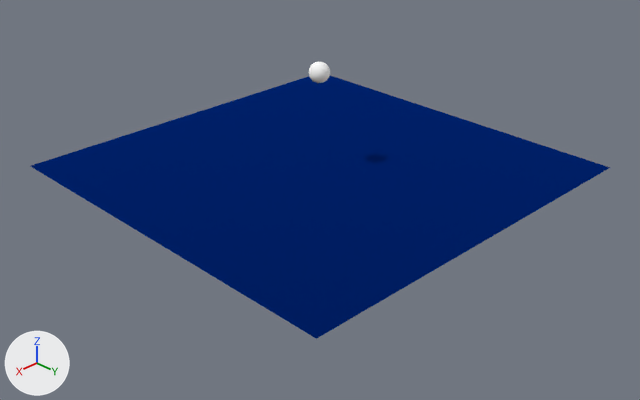
The Blender file 1-BouncingBall/BouncingBall.blend as it was, and as the next commit left it.
The view is the same before and after, from a camera (50 mm lens) standing at (27.6, 28.0, 17.7) and looking at (1.2, 1.3, -1.4). Every picture has the same lights, and +X, +Y and +Z are marked at lower left.

The scene before the commit, as lines of its bpy script (objects in view):
```python
mat_blueglossy = bpy.data.materials.new('BlueGlossy')
mat_blueglossy.use_nodes = True; mat_blueglossy.node_tree.nodes.clear()
_N = mat_blueglossy.node_tree.nodes; _L = mat_blueglossy.node_tree.links
n0 = _N.new('ShaderNodeOutputMaterial'); n0.name = 'Material Output'
n1 = _N.new('ShaderNodeBsdfAnisotropic'); n1.name = 'Glossy BSDF'
n1.distribution = 'GGX'
n1.inputs[0].default_value = (0.0, 0.0331, 0.319, 1.0)  # 'Color', blue #003399
n1.inputs[1].default_value = 1.0  # 'Roughness'
_L.new(n1.outputs[0], n0.inputs[0])  # 'BSDF' to 'Surface'
me_plane = bpy.data.meshes.new('Plane')
me_plane.from_pydata([(-10.0, -10.0, 0.0), (10.0, -10.0, 0.0), (-10.0, 10.0, 0.0), (10.0, 10.0, 0.0)], [], [(0, 1, 3, 2)])
me_plane.polygons.foreach_set('use_smooth', [True] * 1)
me_plane.materials.append(mat_blueglossy)
me_sphere = bpy.data.meshes.new('Sphere')
me_sphere.from_pydata(...)  # a UV sphere (32 segments, 16 rings, poles along z) spanning x -1.0..1.0, y -1.0..1.0, z -1.0..1.0
me_sphere.polygons.foreach_set('use_smooth', [True] * 512)
me_sphere.materials.append(mat_whilematte)  # white #ffffff
ob_plane = bpy.data.objects.new('Plane', me_plane)
ob_plane.location = (0.0, 0.0, -0.5)
ob_sphere = bpy.data.objects.new('Sphere', me_sphere)
ob_sphere.location = (0.0, 0.0, 4.31)
ob_sphere.scale = (0.5, 0.5, 0.5)
```
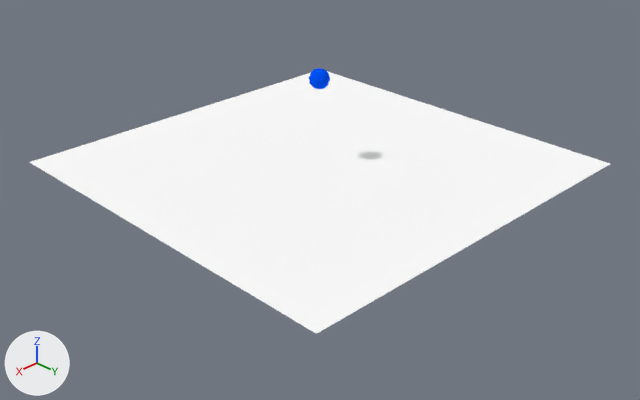
Commit message: Made the ball bounce

What differs and where, as boxes [x1, y1, x2, y2] in the pictures (640 x 400 px):
'Plane', recoloured, moved: before [31, 76, 610, 339]; after [30, 71, 610, 334]
'Sphere', deleted: before [309, 61, 330, 83]
'Icosphere', added: after [309, 68, 330, 89]

What changed in the scene script:
```text
Change mat_blueglossy:
    where n0 = _N.new('ShaderNodeOutputMaterial'); n0.name = 'Material Output'
    remove n1 = _N.new('ShaderNodeBsdfAnisotropic'); n1.name = 'Glossy BSDF'
    remove n1.distribution = 'GGX'
    remove n1.inputs[0].default_value = (0.0, 0.0331, 0.319, 1.0)  # 'Color', blue #003399
    remove n1.inputs[1].default_value = 1.0  # 'Roughness'
    remove _L.new(n1.outputs[0], n0.inputs[0])  # 'BSDF' to 'Surface'
    add n2 = _N.new('ShaderNodeBsdfDiffuse'); n2.name = 'Diffuse BSDF'
    add n2.inputs[0].default_value = (0.0, 0.0908, 1.0, 1.0)  # 'Color', blue #0055ff
    add _L.new(n2.outputs[0], n0.inputs[0])  # 'BSDF' to 'Surface'
Change me_plane:
    where me_plane.from_pydata(...)  # 4 vertices, 1 face; spans x -10.0..10.0, y -10.0..10.0, z 0.0
    remove me_plane.materials.append(mat_blueglossy)
    add me_plane.materials.append(mat_whilematte)  # white #ffffff
Add me_icosphere_001:
    me_icosphere_001.from_pydata(...)  # an icosphere of 80 faces spanning x -0.476..0.476, y -0.5..0.5, z -0.5..0.5
    me_icosphere_001.polygons.foreach_set('use_smooth', [True] * 80)
    me_icosphere_001.materials.append(mat_blueglossy)  # blue #0055ff
Add lat_lattice_001:
    lat_lattice_001 = bpy.data.lattices.new('Lattice.001')
    lat_lattice_001.points_w = 5
    lat_lattice_001.use_outside = True
    lat_lattice_001.points.foreach_set('co_deform', [-0.5, -0.5, -0.253, 0.5, -0.5, -0.253, -0.5, 0.5, -0.253, 0.5, 0.5, -0.253, -0.5, -0.5, -0.25, 0.5, -0.5, -0.25, -0.5, 0.5, -0.25, 0.5, 0.5, -0.25, -0.5, -0.5, 0.0, 0.5, -0.5, 0.0, -0.5, 0.5, 0.0, 0.5, 0.5, 0.0, -0.5, -0.5, 0.25, 0.5, -0.5, 0.25, -0.5, 0.5, 0.25, 0.5, 0.5, 0.25, -0.5, -0.5, 0.5, 0.5, -0.5, 0.5, -0.5, 0.5, 0.5, 0.5, 0.5, 0.5])
Change ob_plane:
    ob_plane.location: (0.0, 0.0, -0.5) -> (0.0, 0.0, -0.3)
Remove ob_sphere:
    ob_sphere = bpy.data.objects.new('Sphere', me_sphere)
    ob_sphere.location = (0.0, 0.0, 4.31)
    ob_sphere.scale = (0.5, 0.5, 0.5)
Add ob_icosphere:
    ob_icosphere = bpy.data.objects.new('Icosphere', me_icosphere_001)
    ob_icosphere.parent = ob_lattice
    ob_icosphere.location = (0.0, 0.0, 4.0)
    _m = ob_icosphere.modifiers.new('Lattice', 'LATTICE')
    _m.object = ob_lattice
Add ob_lattice:
    ob_lattice = bpy.data.objects.new('Lattice', lat_lattice_001)
    ob_lattice.location = (0.0, 0.0, 0.0)
```
